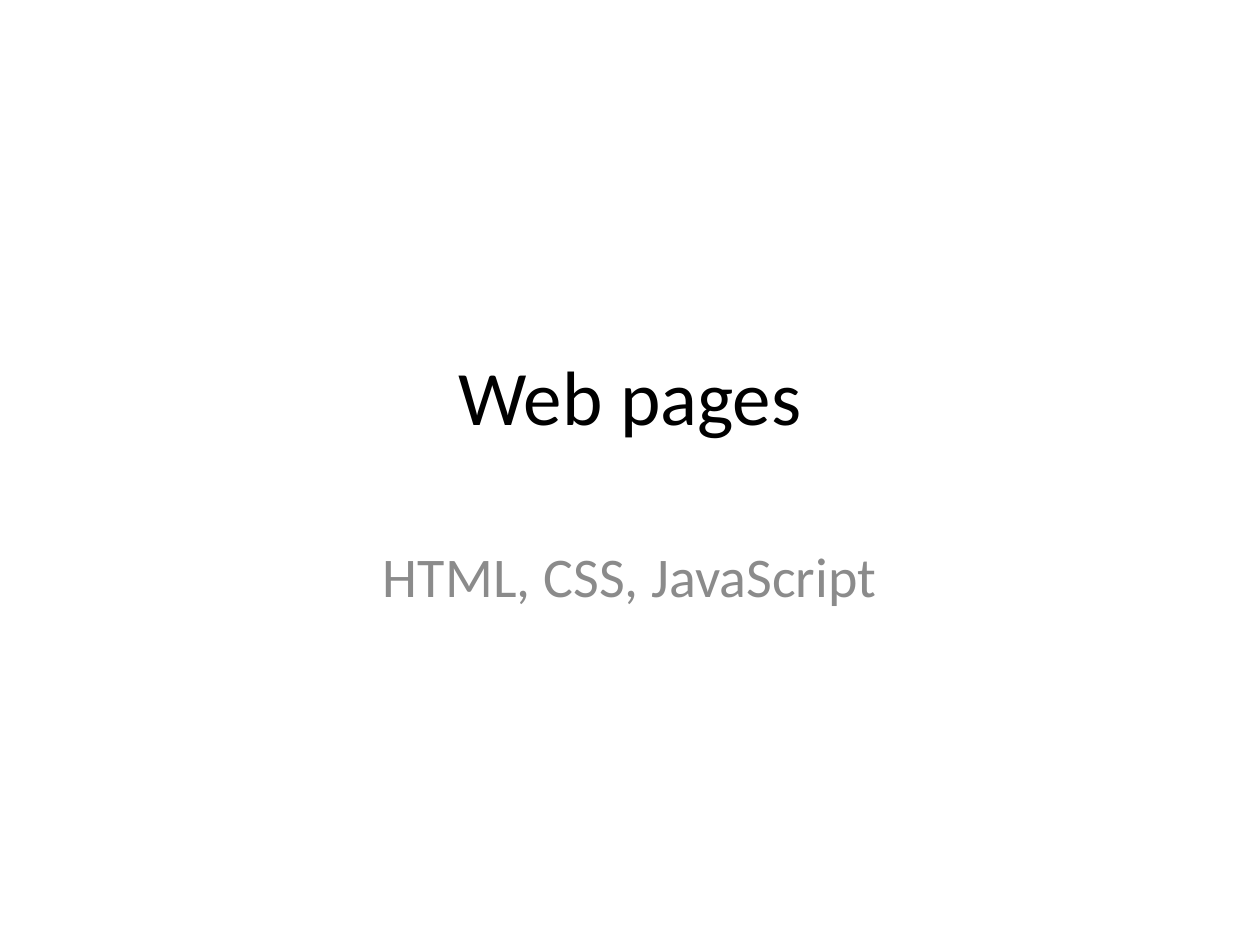
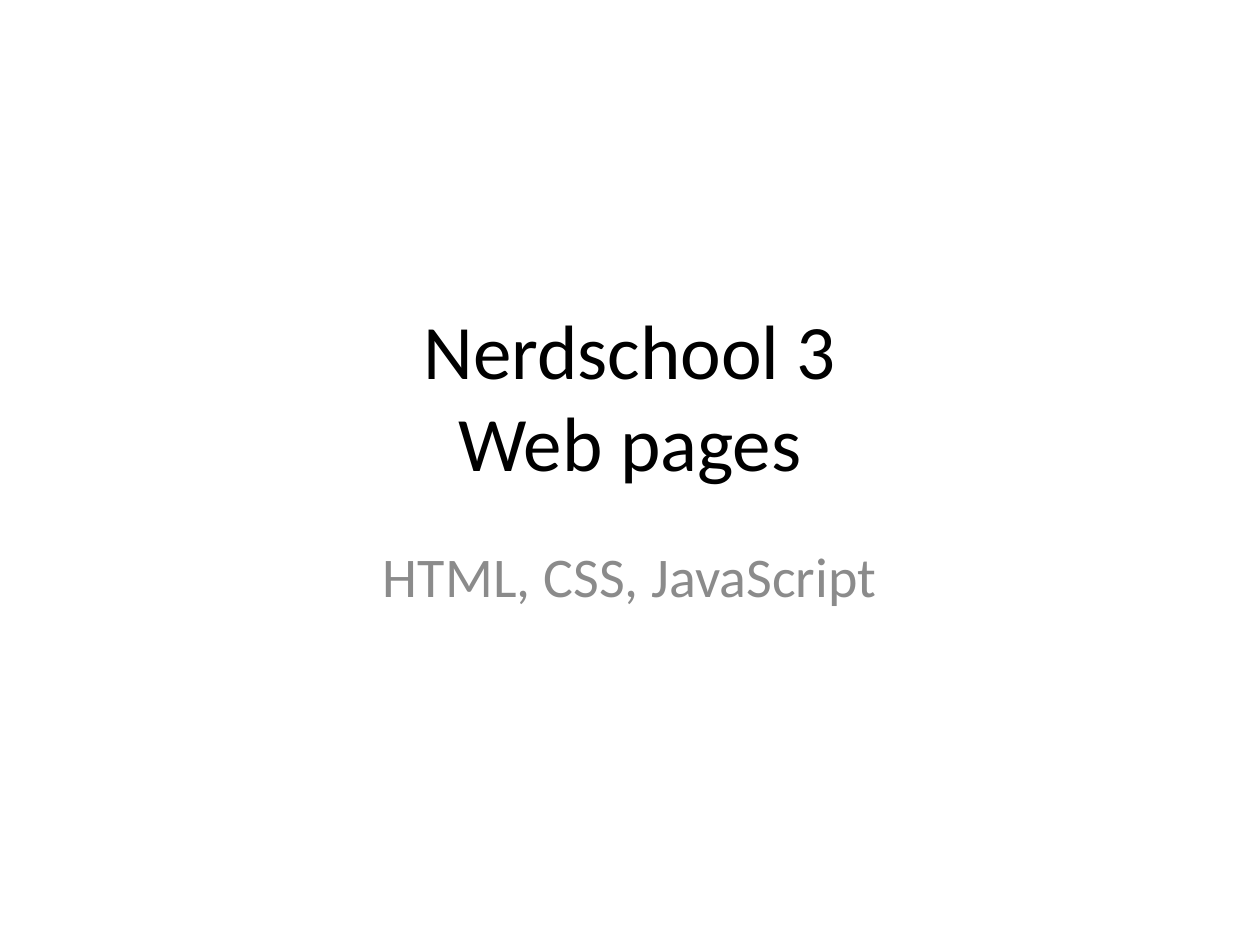
Before and after one commit to anettebgo/nerdschool, a slide deck: slide 1 of 3/js&html&css.pptx. Drawn at 1260x945 pixels with LibreOffice and Linux fonts; fonts in the diff are those of the drawing. Boxes give left, top, right and bottom in pixels: in the first picture for what was removed or moved away, otherwise in the second. Text is boxed around its words. In the diff, an @@ line names an element or a change of style, - is before the commit and + after.

```diff
--- a/3/js&html&css.pptx
+++ b/3/js&html&css.pptx
@@ title at (x1=423, y1=325, x2=836, y2=485): text changed @@
-Web pages
+Nerdschool 3
+Web pages
```
Also in this commit, not shown: 3 other slides changed, 1 other file.
